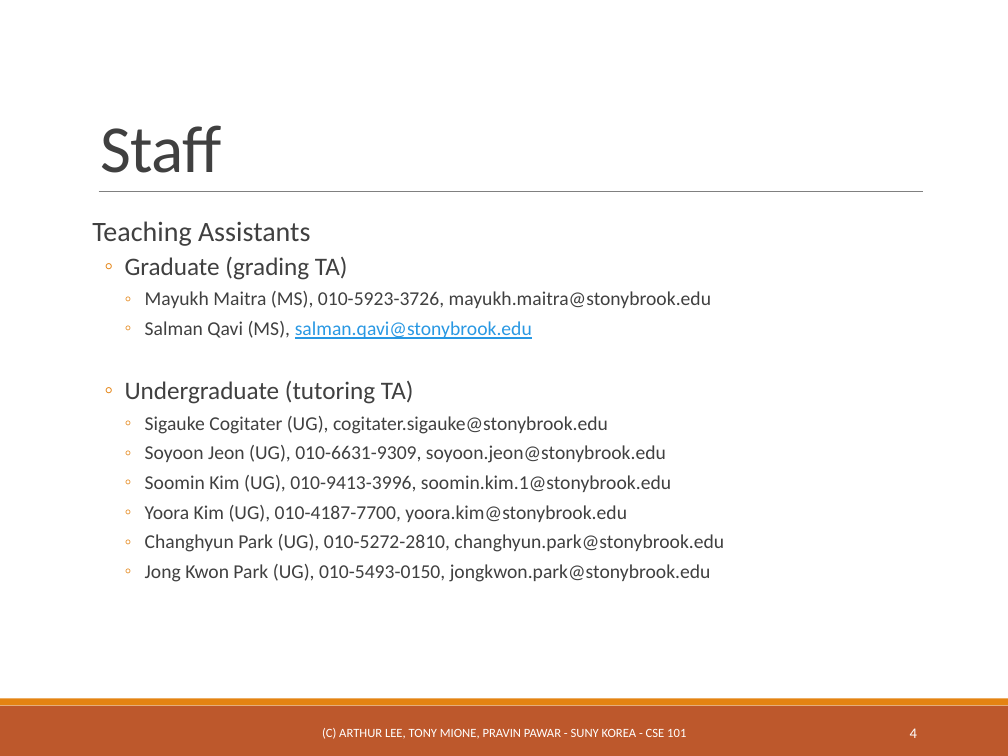
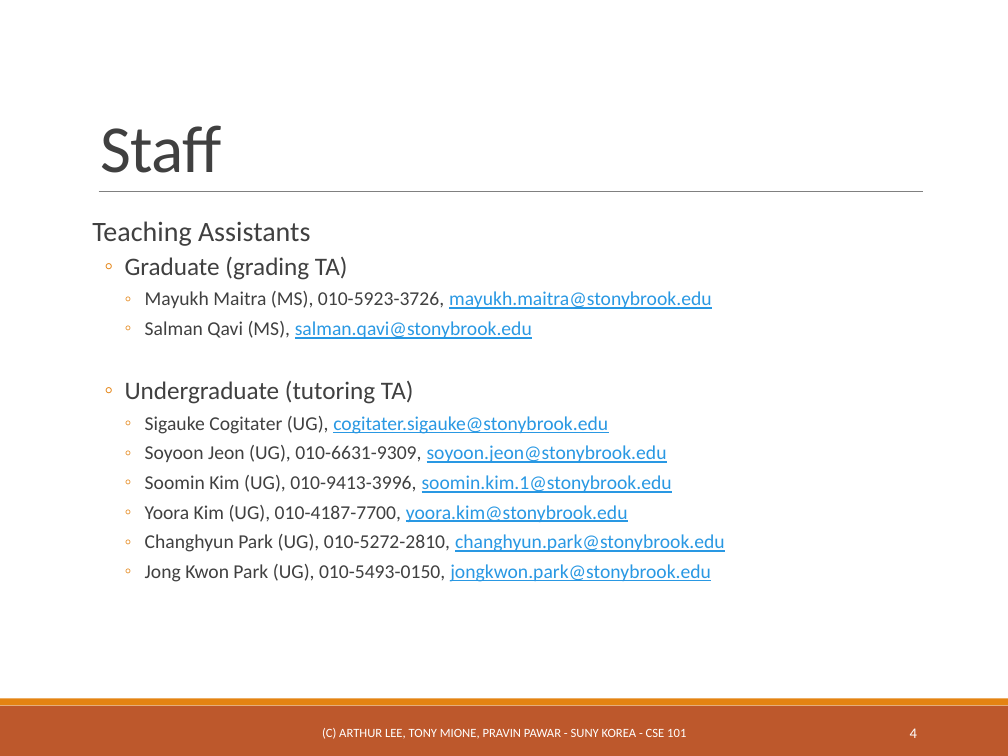
Before and after one commit to ppawar/ppawar.github.io, a slide deck: slide 4 of CSE101-S19/Slides/PPT/CSE101_Lec0.pptx. Drawn at 1008x756 pixels with LibreOffice and Linux fonts; fonts in the diff are those of the drawing. Boxes give left, top, right and bottom in pixels: in the first picture for what was removed or moved away, otherwise in the second. Text is boxed around its words. In the diff, an @@ line names an element or a change of style, - is before the commit and + after.

```diff
--- a/CSE101-S19/Slides/PPT/CSE101_Lec0.pptx
+++ b/CSE101-S19/Slides/PPT/CSE101_Lec0.pptx
@@ text at bbox=[145, 291, 725, 582]: text colour #404040 to #2998E3, underline on in "mayukh.maitra@stonybrook.edu", "cogitater.sigauke@stonybrook.edu", "soyoon.jeon@stonybrook.edu", "soomin.kim.1@stonybrook.edu" and 3 more places @@
```
Also in this commit, not shown: 1 other slide changed, 7 other files.
